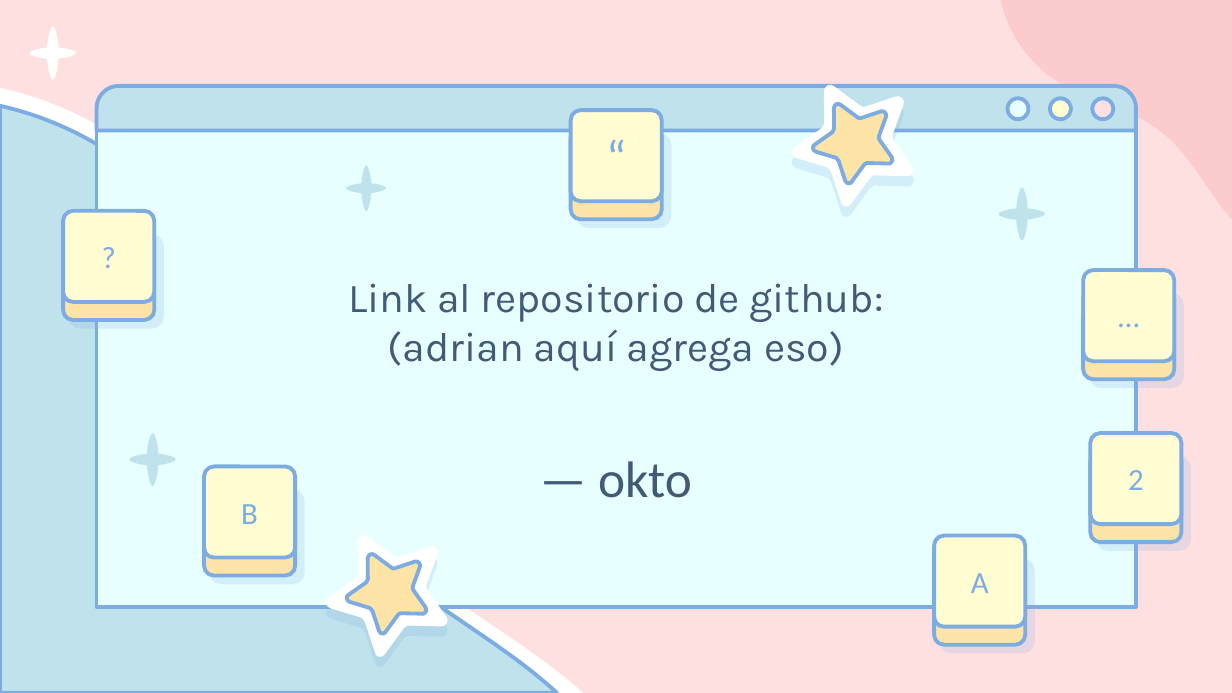
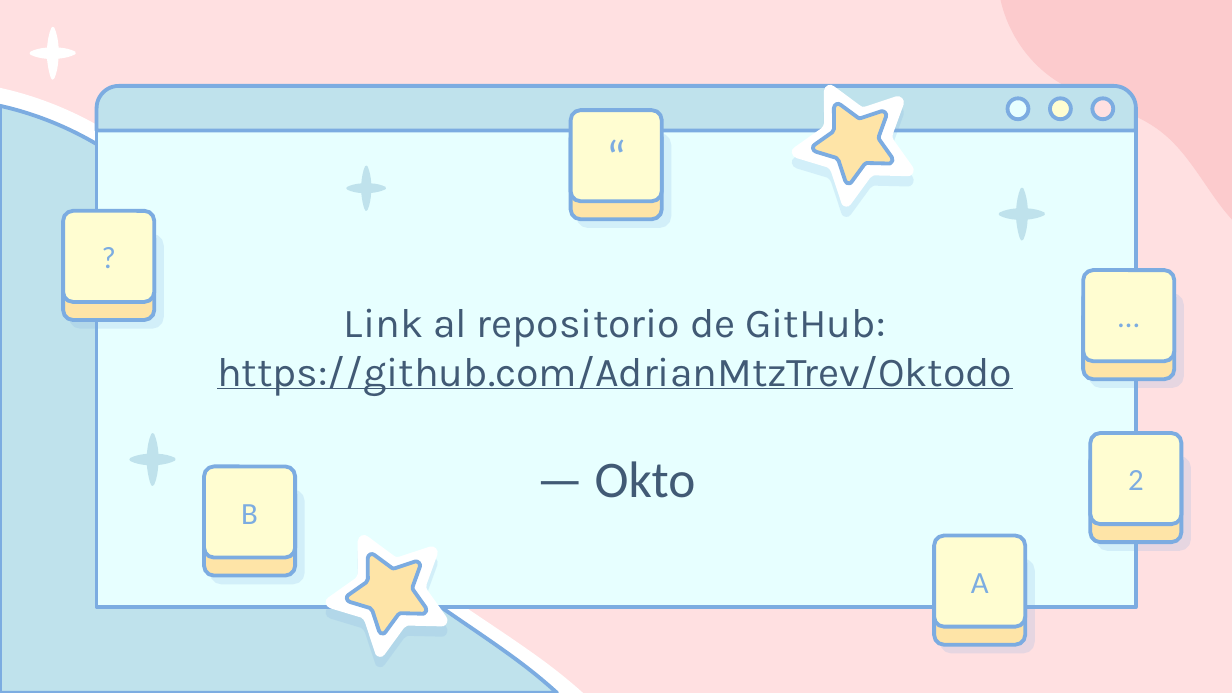
Before and after one commit to AdrianMtzTrev/Oktodo, a slide deck: slide 17 of media/OKTODO_1ER AVANCE.pptx. Drawn at 1232x693 pixels with LibreOffice and Linux fonts; fonts in the diff are those of the drawing. Boxes give left, top, right and bottom in pixels: in the first picture for what was removed or moved away, otherwise in the second. Text is boxed around its words. In the diff, an @@ line names an element or a change of style, - is before the commit and + after.

```diff
--- a/media/OKTODO_1ER AVANCE.pptx
+++ b/media/OKTODO_1ER AVANCE.pptx
@@ subtitle at (217, 309, 1012, 396): text changed @@
-Link al repositorio de github:
-(adrian aquí agrega eso)
+Link al repositorio de GitHub:
+https://github.com/AdrianMtzTrev/Oktodo
@@ title at (595, 461, 696, 498): text changed @@
-— okto
+— Okto
```
Also in this commit, not shown: 11 other slides changed.
